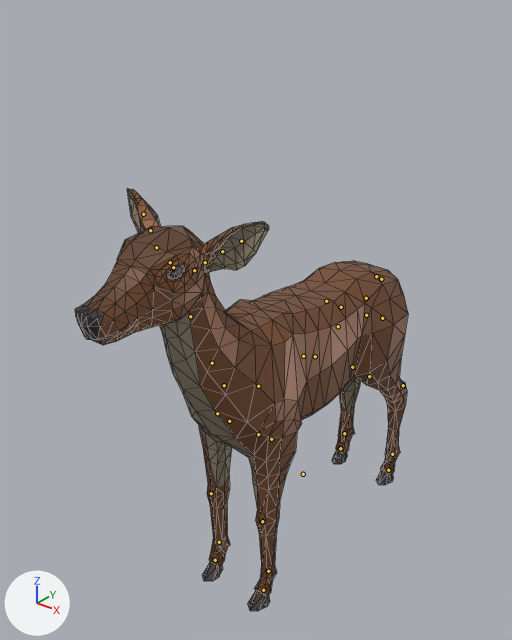
One commit to the glTF model demo/animals/Deer.glb: the scene before it, then after it.
Both versions are drawn from a 50 mm lens placed at (3.63, -5.4, 5.81), pointed at (-0.25, -0.55, 2.8). Arrows for +X, +Y and +Z are at lower left; the lights stay in place. The picture after the commit comes second. The bones that change, and the others that lie on the model, are drawn over the model as lines. Mesh edges are drawn as thin lines.

In view in the first picture: 'Deer'.
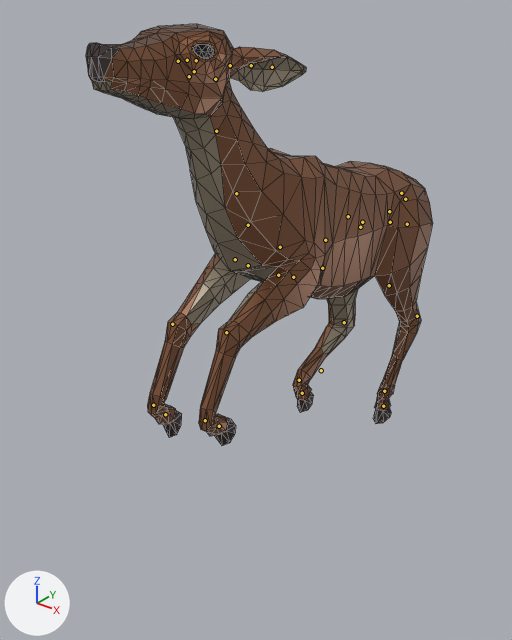
The newer file adds an action. The first version stands in its rest pose; the second is drawn at frame 14 of the action 'AnimalArmature|Gallop_Jump'.

What differs and where, as boxes (x1, y1, x2, y2) in the pictures (512 x 640 px):
'Deer', posed
    before: (75, 188, 408, 611)
    after: (86, 24, 433, 446)
bone 'Body', root to tip
    before: (303, 474) to (303, 472)
    after: (321, 370) to (321, 369)
bone 'Back', root to tip
    before: (366, 298) to (366, 298)
    after: (389, 211) to (389, 211)
bone 'Neck1', root to tip
    before: (224, 385) to (224, 385)
    after: (248, 225) to (248, 224)
bone 'Neck3', root to tip
    before: (190, 316) to (190, 316)
    after: (216, 131) to (216, 130)
bone 'Head', root to tip
    before: (173, 267) to (173, 268)
    after: (194, 71) to (193, 71)
bone 'Ear2.L', root to tip
    before: (205, 262) to (205, 262)
    after: (230, 65) to (231, 65)
bone 'Ear2.R', root to tip
    before: (156, 247) to (156, 247)
    after: (178, 61) to (178, 61)
bone 'Ear4.R', root to tip
    before: (143, 214) to (143, 213)
    after: (196, 60) to (196, 60)
bone 'FrontShoulder.L', root to tip
    before: (258, 434) to (259, 434)
    after: (278, 275) to (279, 275)
bone 'FrontUpperLeg.L', root to tip
    before: (271, 439) to (271, 439)
    after: (293, 277) to (292, 277)
bone 'FrontLowerLeg.L', root to tip
    before: (262, 521) to (263, 522)
    after: (226, 332) to (226, 333)
bone 'FrontShoulder.R', root to tip
    before: (229, 421) to (229, 421)
    after: (248, 265) to (247, 265)
bone 'FrontUpperLeg.R', root to tip
    before: (217, 413) to (217, 414)
    after: (235, 259) to (234, 260)
bone 'FrontLowerLeg.R', root to tip
    before: (211, 493) to (211, 494)
    after: (172, 324) to (172, 325)
bone 'BackShoulder.L', root to tip
    before: (366, 315) to (367, 315)
    after: (390, 222) to (390, 222)
bone 'BackUpperLeg.L', root to tip
    before: (369, 376) to (370, 376)
    after: (389, 285) to (389, 285)
bone 'BackLowerLeg.L', root to tip
    before: (403, 385) to (403, 386)
    after: (417, 316) to (416, 317)
bone 'BackShoulder.R', root to tip
    before: (341, 307) to (340, 307)
    after: (362, 222) to (362, 221)
bone 'BackLowerLeg.R', root to tip
    before: (352, 367) to (352, 368)
    after: (344, 322) to (343, 323)
bone 'Tail3', root to tip
    before: (381, 279) to (381, 279)
    after: (405, 199) to (406, 199)
bone 'IKBackLeg.L', root to tip
    before: (392, 454) to (392, 455)
    after: (384, 391) to (384, 392)
bone 'IKFrontLeg.L', root to tip
    before: (268, 571) to (268, 572)
    after: (205, 420) to (206, 421)
bone 'IKBackLeg.R', root to tip
    before: (344, 433) to (344, 434)
    after: (299, 380) to (299, 381)
bone 'IKFrontLeg.R', root to tip
    before: (219, 542) to (219, 543)
    after: (153, 405) to (154, 405)

The edits, one by one:
Bone 'Body' (bone_body) moves from (0.0, 0.0, 0.0) to (0.0, 0.0123, -0.0027).
Bone 'Body' (bone_body) turns from (0, 0, 0) to (-11, -1, 0) degrees about its own x, y and z.
Bone 'Back' (bone_back) moves from (0.0, 0.0, 0.0) to (0.0, 0.0024, 0.0003).
Bone 'Neck1' (bone_neck1) turns from (0, 0, 0) to (-9, 0, 0) degrees about its own x, y and z.
Bone 'Neck3' (bone_neck3) turns from (0, 0, 0) to (-9, 0, 0) degrees about its own x, y and z.
Bone 'Head' (bone_head) turns from (0, 0, 0) to (27, 0, 0) degrees about its own x, y and z.
Bone 'Ear2.L' (bone_ear2_l) turns from (0, 0, 0) to (-2, 40, 41) degrees about its own x, y and z.
Bone 'Ear2.R' (bone_ear2_r) turns from (0, 0, 0) to (-1, -39, -41) degrees about its own x, y and z.
Bone 'Ear4.R' (bone_ear4_r) turns from (0, 0, 0) to (-6, 1, -7) degrees about its own x, y and z.
Bone 'FrontShoulder.L' (bone_frontshoulder_l) moves from (0.0, 0.0, 0.0) to (-0.0016, 0.0002, -0.0002).
Bone 'FrontUpperLeg.L' (bone_frontupperleg_l) turns from (0, 0, 0) to (-59, 0, -2) degrees about its own x, y and z.
Bone 'FrontLowerLeg.L' (bone_frontlowerleg_l) turns from (0, 0, 0) to (-37, 0, 0) degrees about its own x, y and z.
Bone 'FrontShoulder.R' (bone_frontshoulder_r) moves from (0.0, 0.0, 0.0) to (0.0016, 0.0002, -0.0002).
Bone 'FrontUpperLeg.R' (bone_frontupperleg_r) turns from (0, 0, 0) to (-50, 0, -2) degrees about its own x, y and z.
Bone 'FrontLowerLeg.R' (bone_frontlowerleg_r) turns from (0, 0, 0) to (-28, 0, 0) degrees about its own x, y and z.
Bone 'BackShoulder.L' (bone_backshoulder_l) turns from (0, 0, 0) to (-1, 4, -1) degrees about its own x, y and z.
Bone 'BackUpperLeg.L' (bone_backupperleg_l) turns from (0, 0, 0) to (-2, 0, 0) degrees about its own x, y and z.
Bone 'BackLowerLeg.L' (bone_backlowerleg_l) turns from (0, 0, 0) to (27, -1, 1) degrees about its own x, y and z.
Bone 'BackShoulder.R' (bone_backshoulder_r) moves from (0.0, 0.0, 0.0) to (-0.0007, -0.0001, 0.0).
Bone 'BackShoulder.R' (bone_backshoulder_r) turns from (0, 0, 0) to (-1, 18, -1) degrees about its own x, y and z.
Bone 'BackLowerLeg.R' (bone_backlowerleg_r) turns from (0, 0, 0) to (34, 2, 1) degrees about its own x, y and z.
Bone 'Tail3' (bone_tail3) turns from (0, 0, 0) to (30, 1, 1) degrees about its own x, y and z.
Bone 'IKBackLeg.L' (bone_ikbackleg_l) moves from (0.0, 0.0, 0.0) to (0.0, -0.009, -0.0078).
Bone 'IKBackLeg.L' (bone_ikbackleg_l) turns from (0, 0, 0) to (27, 0, 0) degrees about its own x, y and z.
Bone 'IKFrontLeg.L' (bone_ikfrontleg_l) moves from (0.0, 0.0, 0.0) to (0.0, -0.0182, -0.0164).
Bone 'IKFrontLeg.L' (bone_ikfrontleg_l) turns from (0, 0, 0) to (71, 0, 0) degrees about its own x, y and z.
Bone 'IKBackLeg.R' (bone_ikbackleg_r) moves from (0.0, 0.0, 0.0) to (0.0, -0.0084, -0.0151).
Bone 'IKBackLeg.R' (bone_ikbackleg_r) turns from (0, 0, 0) to (40, 0, 0) degrees about its own x, y and z.
Bone 'IKFrontLeg.R' (bone_ikfrontleg_r) moves from (0.0, 0.0, 0.0) to (0.0, -0.017, -0.0152).
Bone 'IKFrontLeg.R' (bone_ikfrontleg_r) turns from (0, 0, 0) to (60, 0, 0) degrees about its own x, y and z.
